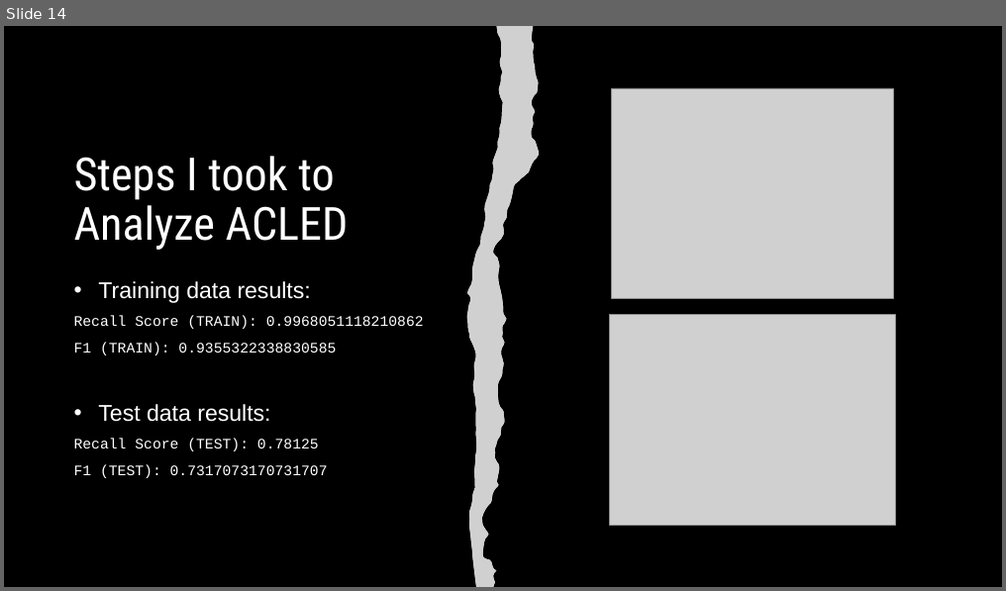
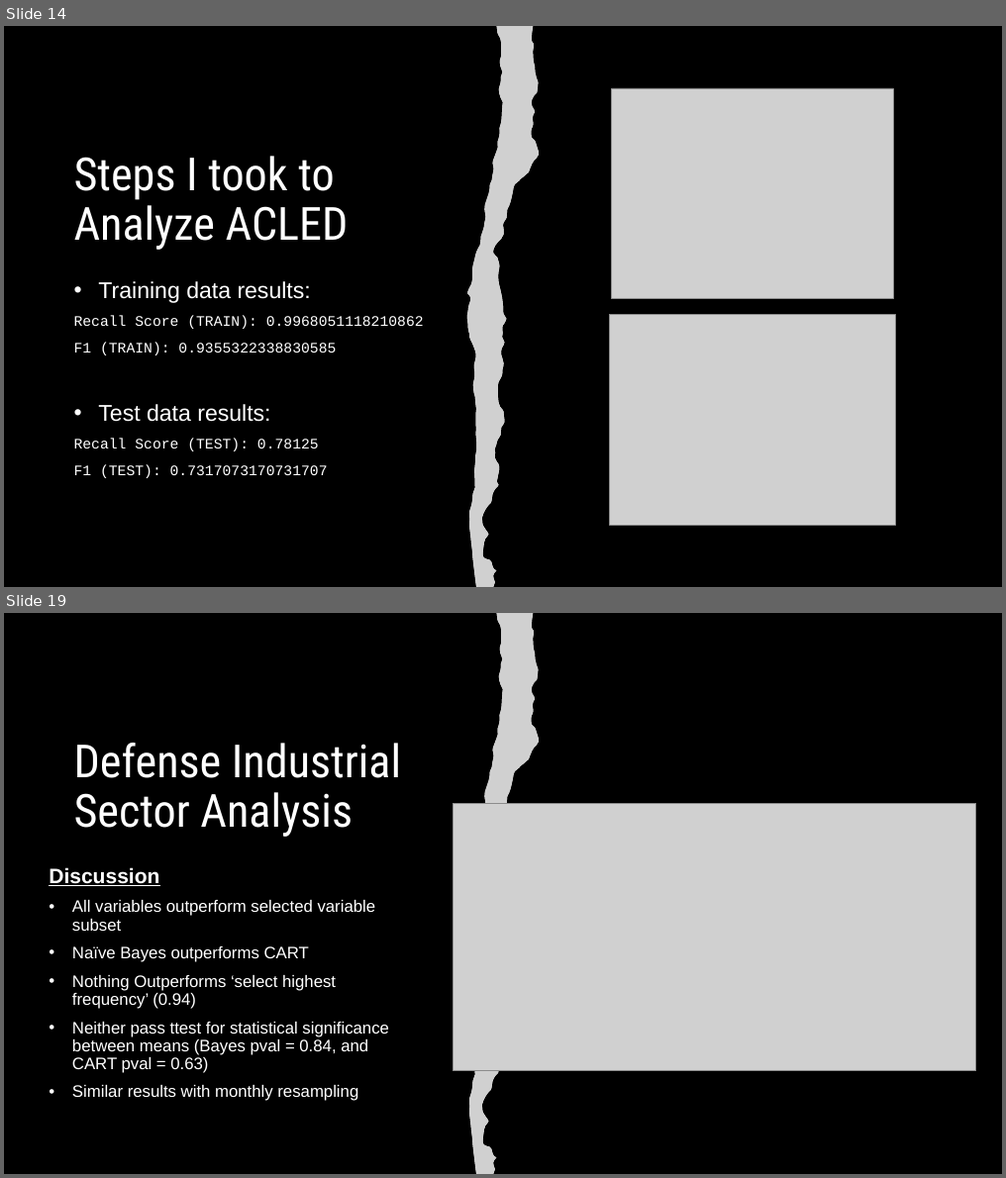
Before and after one commit to fs247/CSI777_Final_Project, a slide deck: CSI777_Final Presentation.pptx. Shown one above the other, each under a label of ours: slide 14 before the commit, slides 14 and 19 after it; the slides between them are not shown. The pictures are 1006x591 and 1006x1178 pixels, drawn with LibreOffice and Linux fonts; fonts in the diff are those of the drawing; grey boxes stand for pictures. Boxes give left, top, right and bottom in pixels: in the first picture for what was removed or moved away, otherwise in the second. Text is boxed around its words. In the diff, an @@ line names an element or a change of style, - is before the commit and + after.

```diff
--- a/CSI777_Final Presentation.pptx
+++ b/CSI777_Final Presentation.pptx
@@ slide 19 added at [4, 613, 1002, 1174], background #000000 @@
@@ freeform shape added at [467, 613, 540, 1174], fill #FFFFFF @@
@@ picture added at [467, 613, 540, 1174] @@
@@ title added at [74, 743, 401, 837], 44 pt, text #FFFFFF @@
+Defense Industrial Sector Analysis
@@ picture added at [453, 803, 976, 1071] @@
@@ text added at [49, 867, 389, 1101], 16 pt, text #FFFFFF @@
+Discussion
+• All variables outperform selected variable subset
+• Naïve Bayes outperforms CART
+• Nothing Outperforms ‘select highest frequency’ (0.94)
+• Neither pass ttest for statistical significance between means (Bayes pval = 0.84, and CART pval = 0.63)
+• Similar results with monthly resampling
```
Also in this commit, not shown: 5 other slides added, 4 other files.
